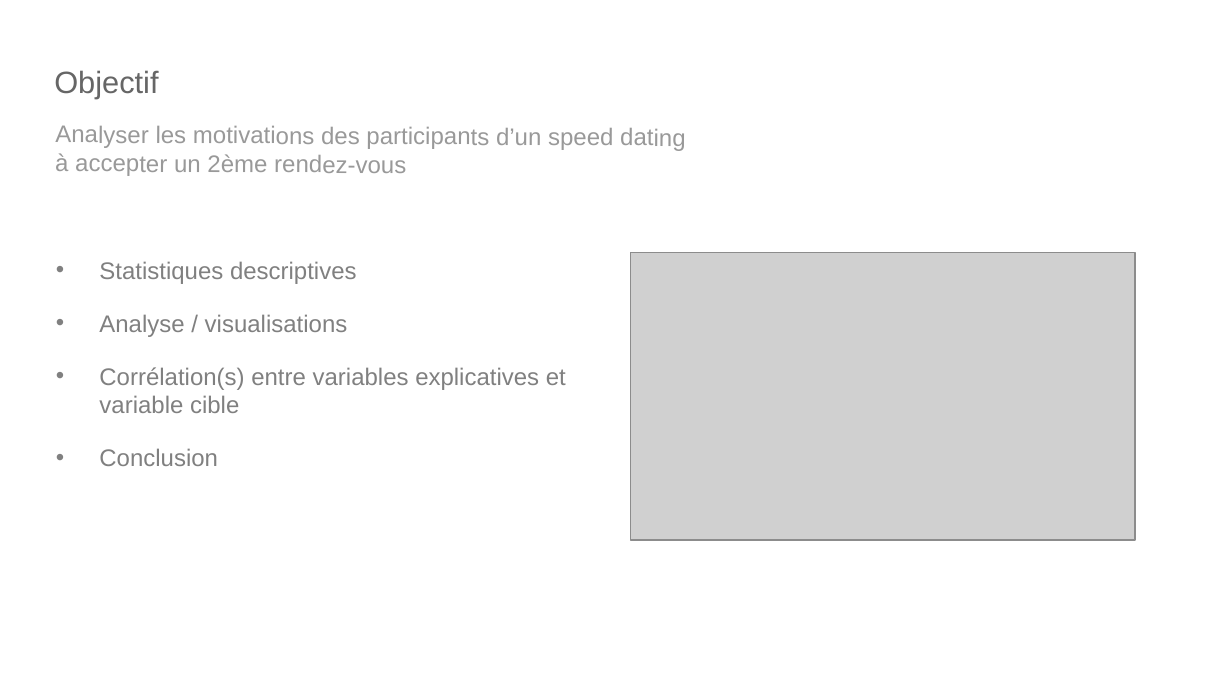
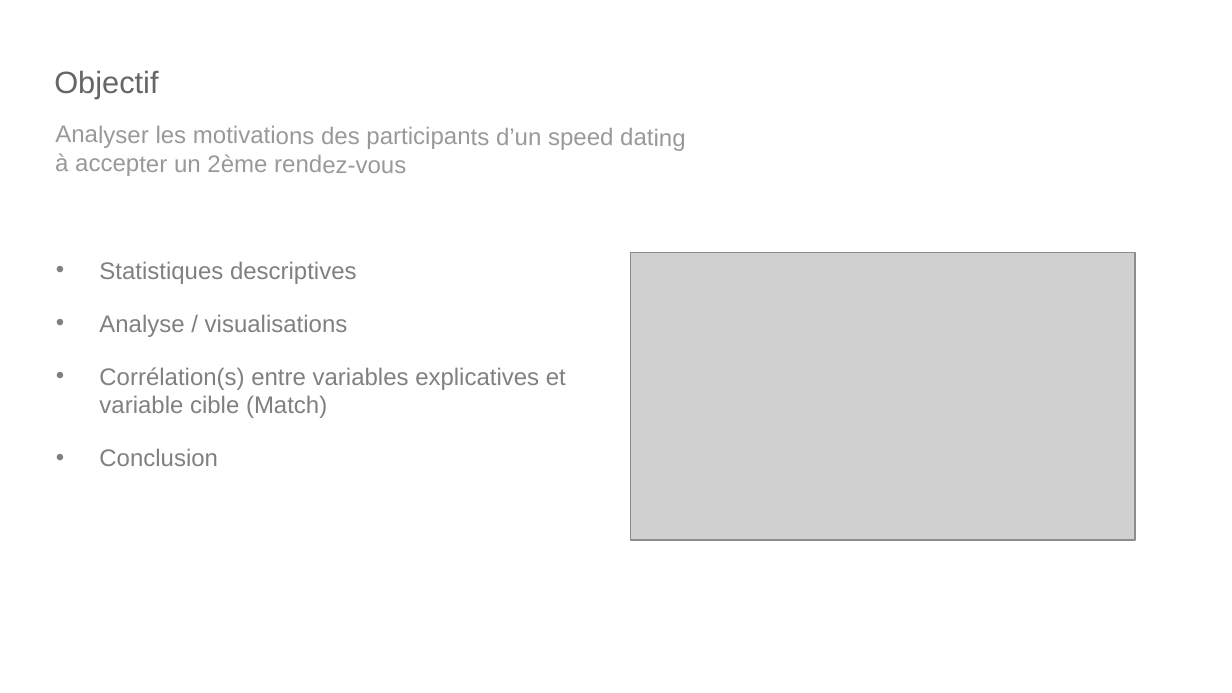
Before and after one commit to dourmiah/Tinder, a slide deck: slide 2 of Tinder_Presentation.odp. Drawn at 1232x693 pixels with LibreOffice and Linux fonts; fonts in the diff are those of the drawing; grey boxes stand for pictures. Boxes give left, top, right and bottom in pixels: in the first picture for what was removed or moved away, otherwise in the second. Text is boxed around its words. In the diff, an @@ line names an element or a change of style, - is before the commit and + after.

Commit message:
Ajout cible

```diff
--- a/Tinder_Presentation.odp
+++ b/Tinder_Presentation.odp
@@ text at [99,367,566,418]: text changed @@
-• Corrélation(s) entre variables explicatives et variable cible
+• Corrélation(s) entre variables explicatives et variable cible (Match)
```
Also in this commit, not shown: 2 other files.
